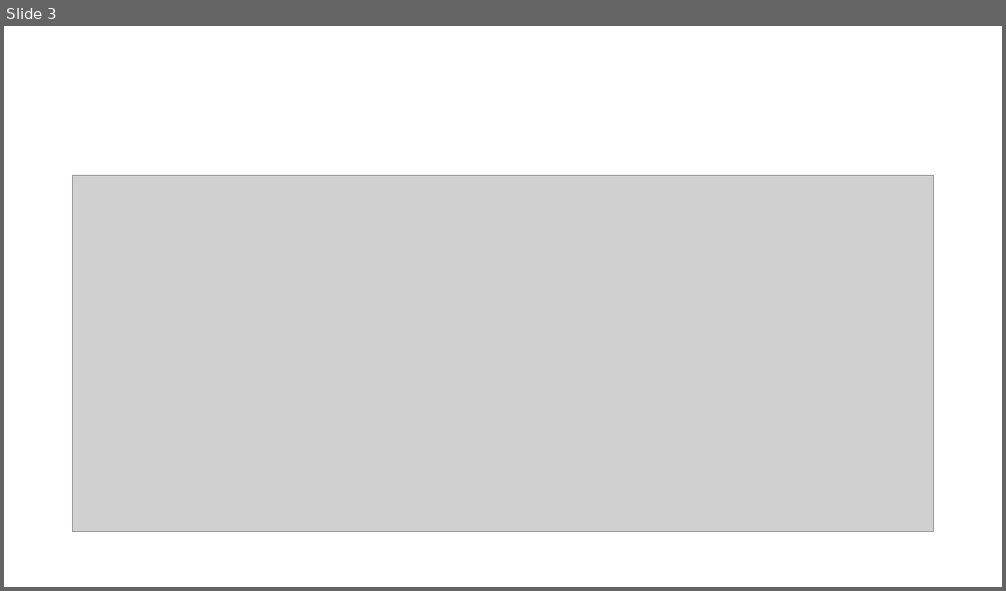
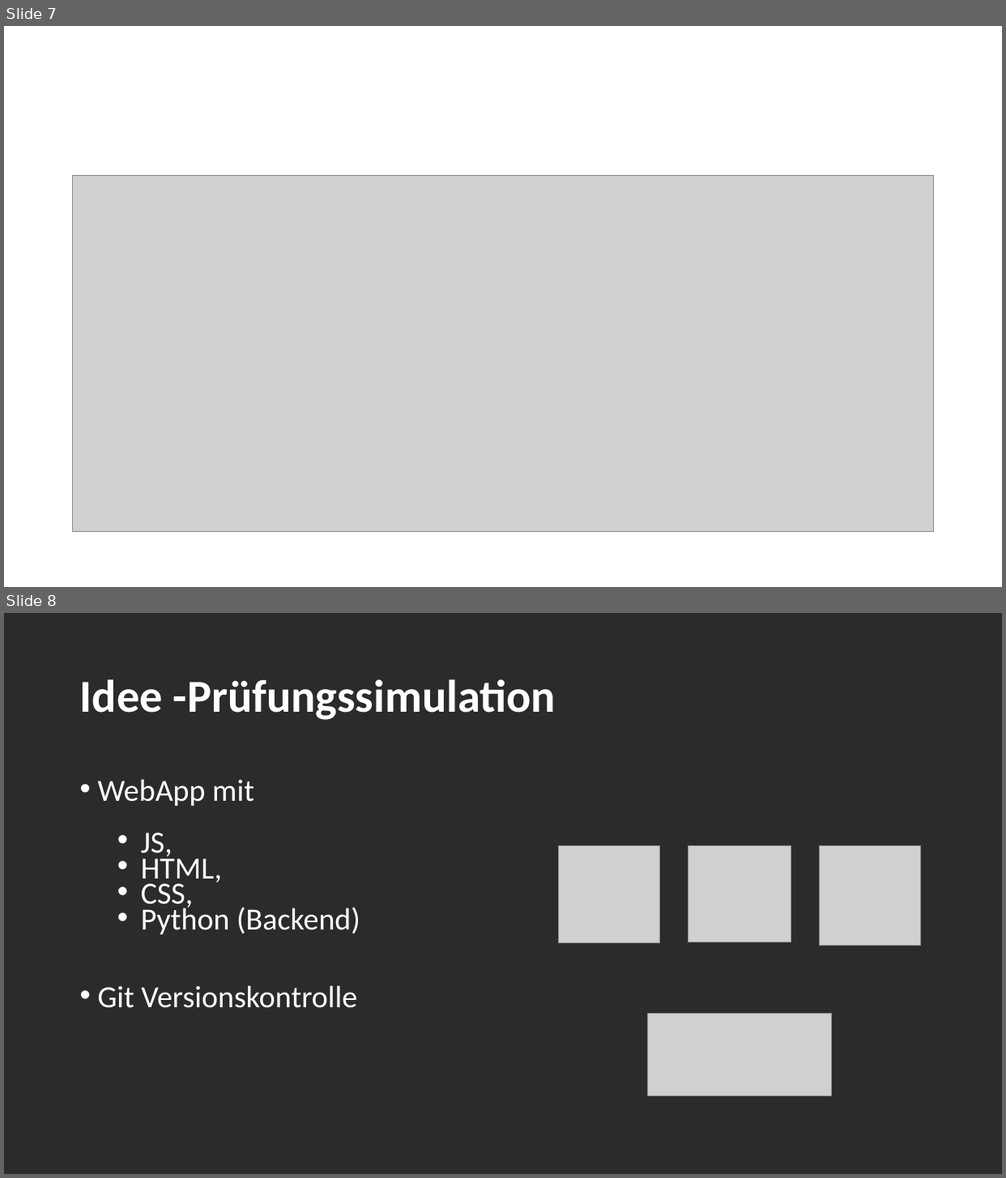
Before and after one commit to cr-heidemann/Fuehrerschein-App, a slide deck: Präsentation.ppt. Shown one above the other, each under a label of ours: slide 3 before the commit, slides 7 and 8 after it. The pictures are 1006x591 and 1006x1178 pixels, drawn with LibreOffice and Linux fonts; fonts in the diff are those of the drawing; grey boxes stand for pictures; background and template pictures are left out; a plain dark background stands for a picture behind light text. Boxes give left, top, right and bottom in pixels: in the first picture for what was removed or moved away, otherwise in the second. Text is boxed around its words. In the diff, an @@ line names an element or a change of style, - is before the commit and + after.

```diff
--- a/Präsentation.ppt
+++ b/Präsentation.ppt
@@ slide 8 added at (4, 613, 1002, 1174), background picture (left out) @@
@@ title added at (80, 679, 556, 720), 44 pt, text #FFFFFF, bold @@
+Idee -Prüfungssimulation
@@ text added at (98, 779, 360, 1008), 29.6 pt, text #FFFFFF @@
+• WebApp mit
+  • JS,
+  • HTML,
+  • CSS,
+  • Python (Backend)
+• Git Versionskontrolle
@@ picture added at (558, 846, 660, 943) @@
@@ picture added at (688, 845, 791, 942) @@
@@ picture added at (819, 846, 920, 945) @@
@@ picture added at (647, 1013, 831, 1097) @@
@@ what was slide 3 is now slide 7 @@
```
Also in this commit, not shown: 8 other slides added, 5 slides removed, 1 other file.
